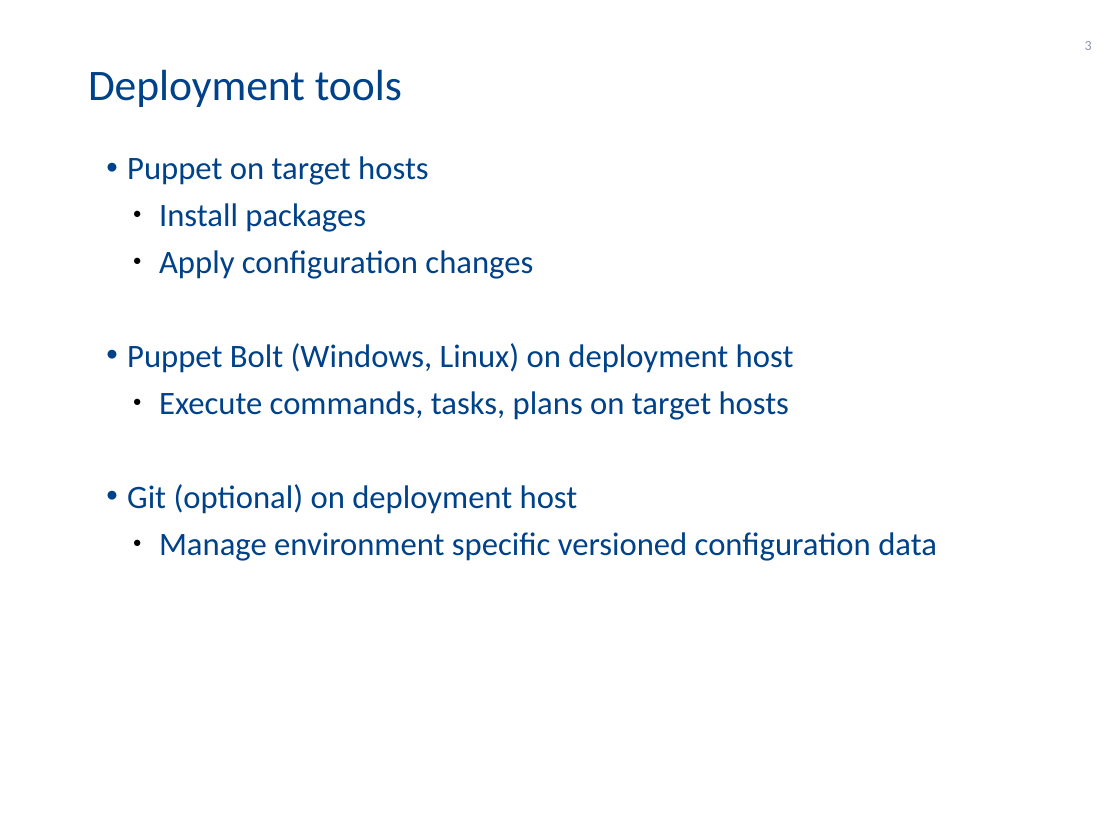
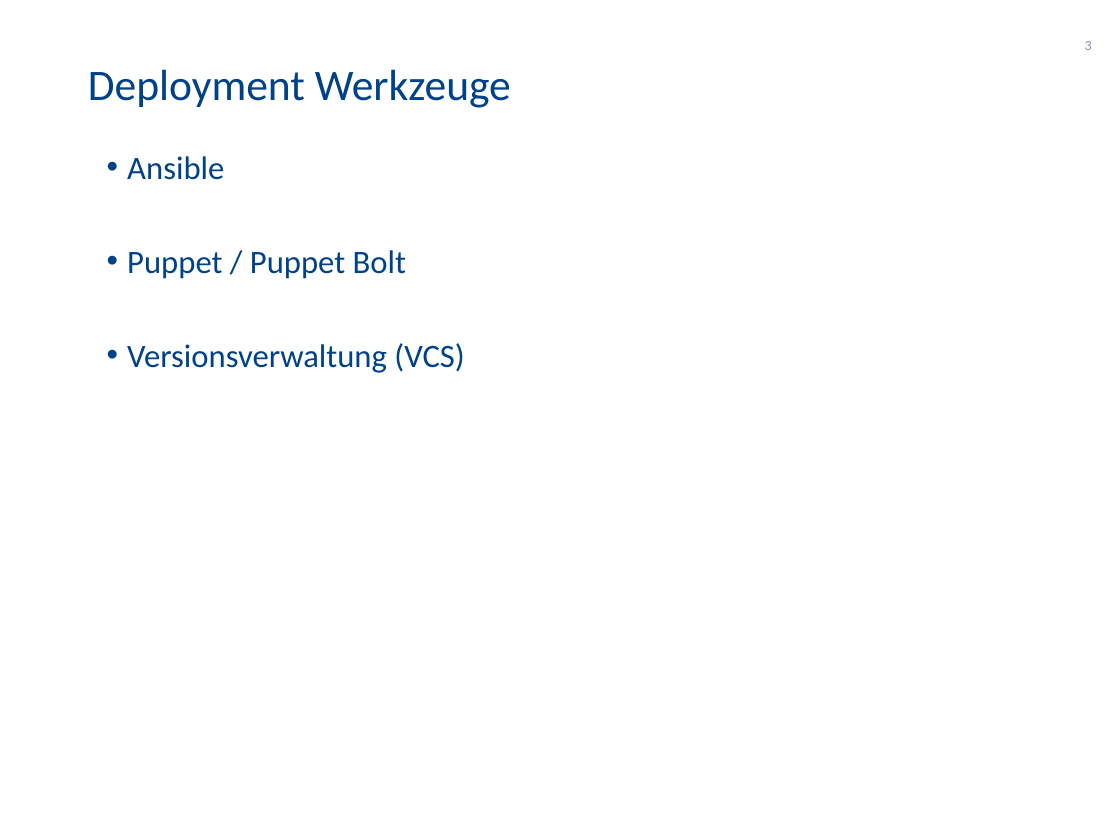
Before and after one commit to 4derstap/abis-deploy-ansible, a slide deck: slide 3 of docs/DermalogABISBEDeployment.pptx. Drawn at 1120x840 pixels with LibreOffice and Linux fonts; fonts in the diff are those of the drawing; background and template pictures are left out. Boxes give left, top, right and bottom in pixels: in the first picture for what was removed or moved away, otherwise in the second. Text is boxed around its words. In the diff, an @@ line names an element or a change of style, - is before the commit and + after.

```diff
--- a/docs/DermalogABISBEDeployment.pptx
+++ b/docs/DermalogABISBEDeployment.pptx
@@ text at [88,69,511,108]: text changed @@
-Deployment tools
+Deployment Werkzeuge
@@ text at [127,156,464,373]: text changed @@
-• Puppet on target hosts
-  ● Install packages
-  ● Apply configuration changes
-• Puppet Bolt (Windows, Linux) on deployment host
-  ● Execute commands, tasks, plans on target hosts
-• Git (optional) on deployment host
-  ● Manage environment specific versioned configuration data
+• Ansible
+• Puppet / Puppet Bolt
+• Versionsverwaltung (VCS)
```
Also in this commit, not shown: 5 other slides changed, 5 slides added, 6 slides removed, 4 other files.
